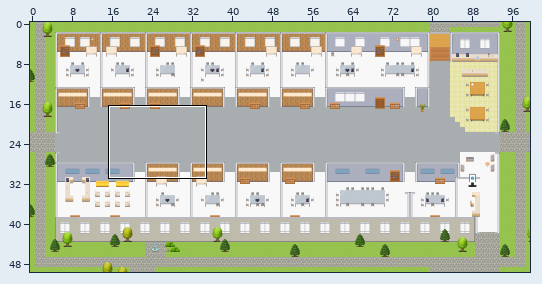
Tiled map (JSON) -- maps/CS-Customer-Experience-Platform-Business-Capabilities-Unit.tmj. The first picture is a wide view before the edit; the outline marks the close-up.
Close-up. The starting point:
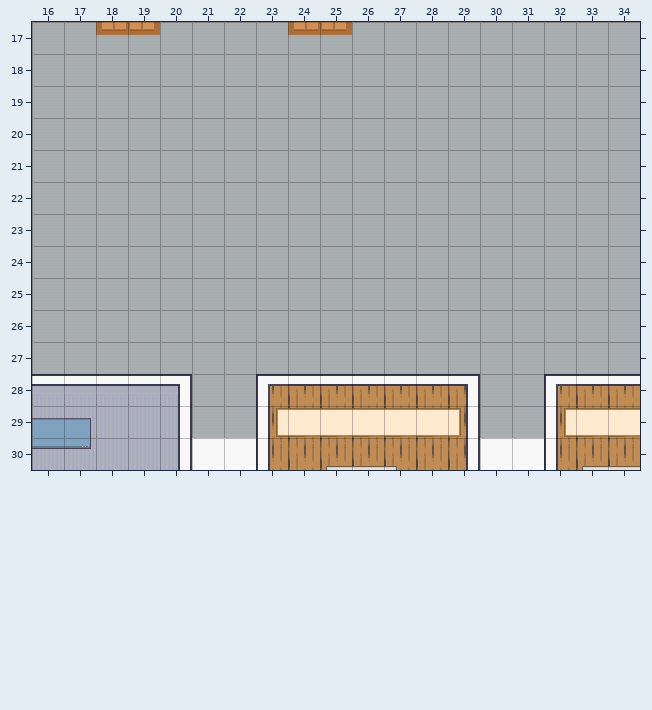
Cells are 32x32 px. Shown: x 16..34, y 17..30. The commit also changed other parts of the map, which this record leaves out.
After:
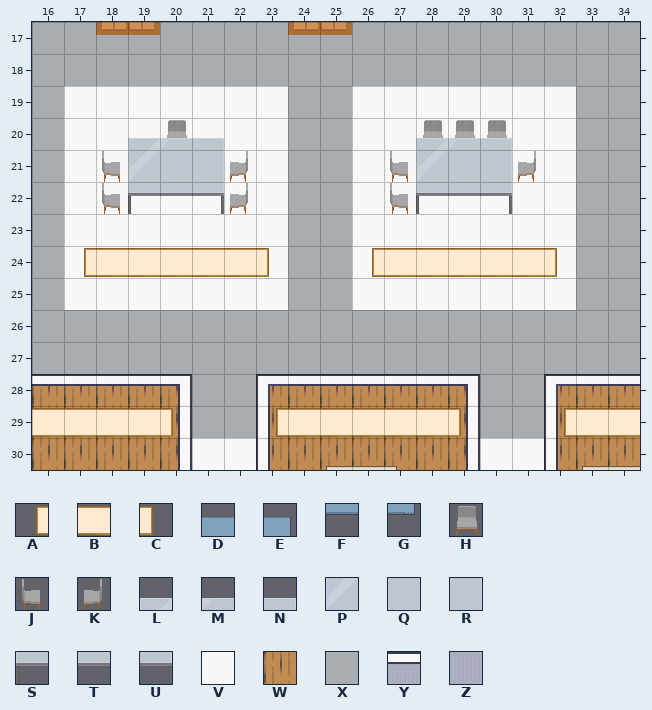
Key: from "Decoration": A 49, B 50, C 51; from "Misc": D 41, E 42, F 51, G 52; from "Seats": H 117, J 119, K 120; from "Tables": L 5, M 6, N 7, P 15, Q 16, R 17, S 25, T 26, U 27; from "room2": V 66, W 192, X 216, Y 290, Z 294.
_ is an empty cell, # one hidden under a higher layer.
Diff:
Layer "floors":
y 19..20: x 17..23 XXXXXXX -> VVVVVVV; x 26..32 XXXXXXX -> VVVVVVV
y 21: x 17..23 XXXXXXX -> VV###VV; x 26..32 XXXXXXX -> VV###VV
y 22..25: x 17..23 XXXXXXX -> VVVVVVV; x 26..32 XXXXXXX -> VVVVVVV
Layer "back wall":
y 28: x 16..20 YYYYY -> WWWWW
y 29..30: x 16..20 ZZZZZ -> WWWWW
Layer "seats":
y 20: x 20 _ -> H; x 28..30 ___ -> HHH
y 21: x 18 _ -> J; x 22 _ -> K; x 27 _ -> J; x 31 _ -> K
y 22: x 18 _ -> J; x 22 _ -> K; x 27 _ -> J
Layer "decor":
y 20: x 19..21 ___ -> LMN; x 28..30 ___ -> LMN
y 21: x 19..21 ___ -> PQR; x 28..30 ___ -> PQR
y 22: x 19..21 ___ -> STU; x 28..30 ___ -> STU
y 24: x 17..23 _______ -> ABBBBBC; x 26..32 _______ -> ABBBBBC
y 29: x 16..20 _____ -> BBBBC
Layer "tech":
y 29: x 16..17 DE -> __
y 30: x 16..17 FG -> __
Pixel boxes of the changes (left, top, right, bottom) in both close-ups:
changed: (64, 86, 288, 310)
changed: (352, 86, 576, 310)
changed: (32, 386, 178, 470)
